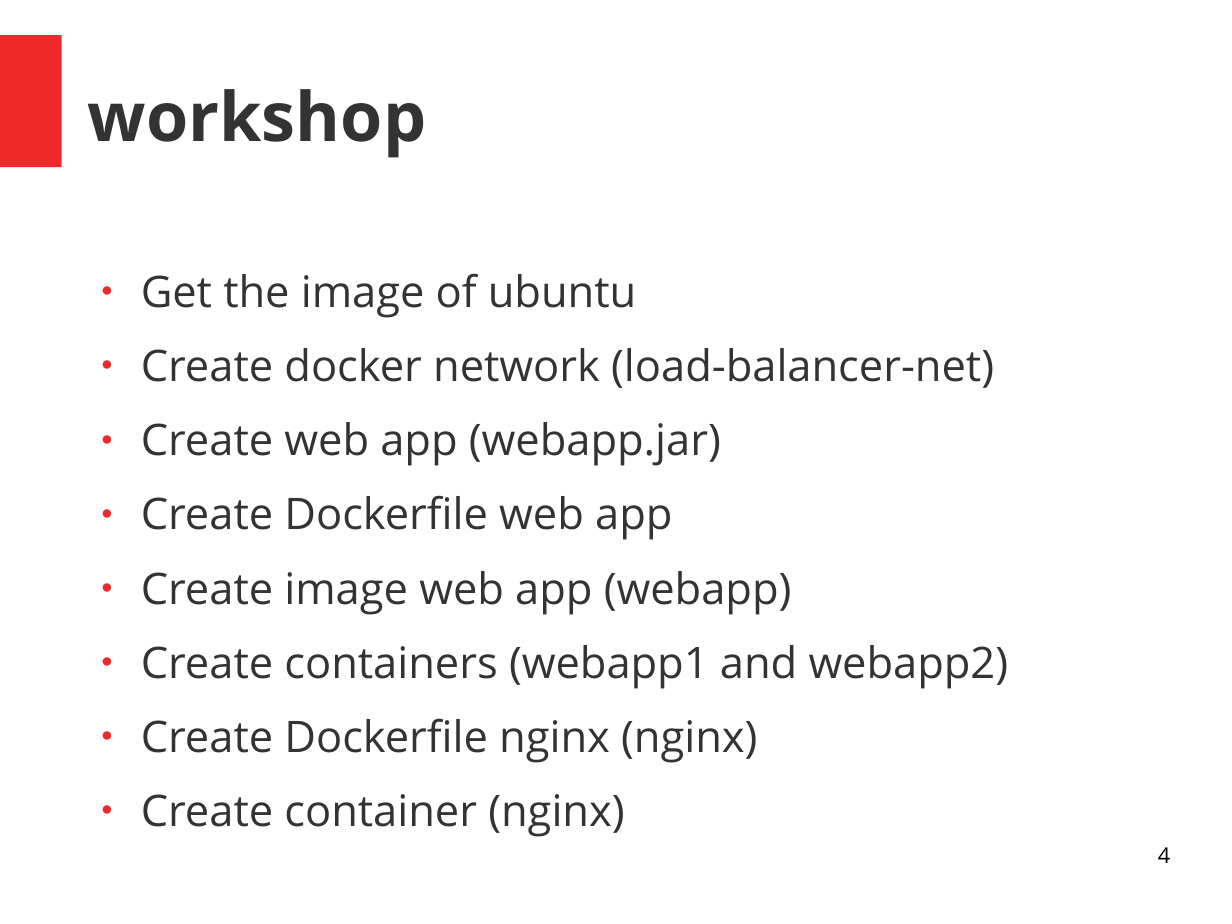
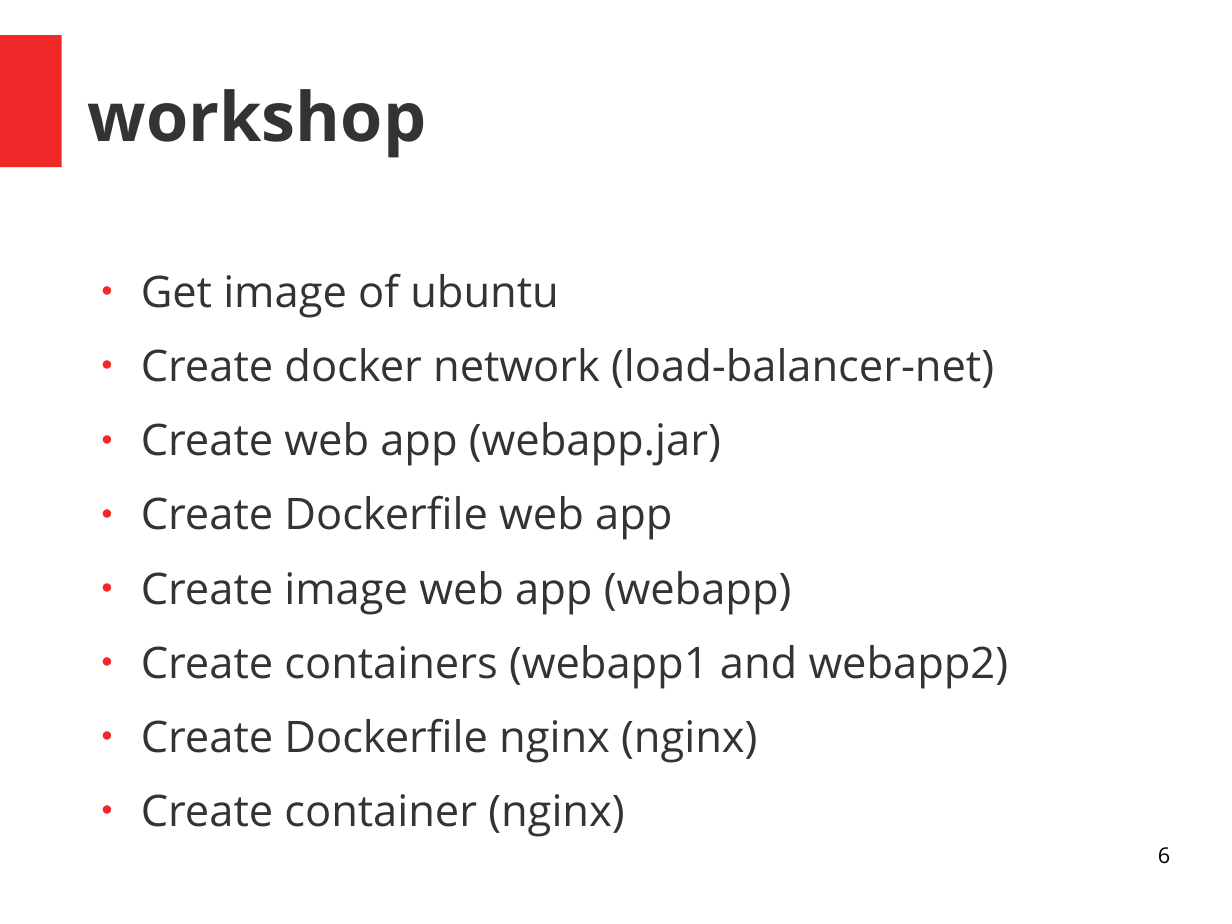
Before and after one commit to skuarch/dockerJava, a slide deck: slide 6 of dockerAndJava.odp (slide 4 before the commit). Drawn at 1232x924 pixels with LibreOffice and Linux fonts; fonts in the diff are those of the drawing. Boxes give left, top, right and bottom in pixels: in the first picture for what was removed or moved away, otherwise in the second. Text is boxed around its words. In the diff, an @@ line names an element or a change of style, - is before the commit and + after.

```diff
--- a/dockerAndJava.odp
+++ b/dockerAndJava.odp
@@ text at [141,273,558,318]: text changed @@
-● Get the image of ubuntu
+● Get image of ubuntu
@@ page number at [1158,847,1170,864]: text changed @@
-4
+6
```
Also in this commit, not shown: 5 other slides changed, 3 slides added.
